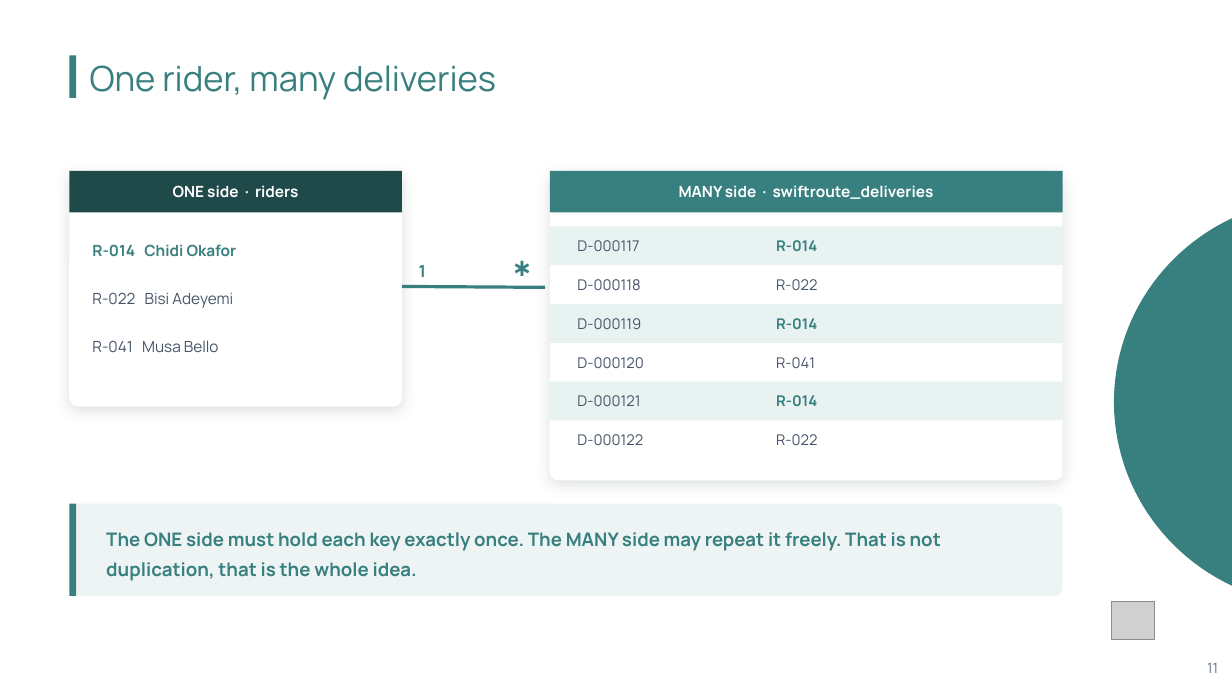
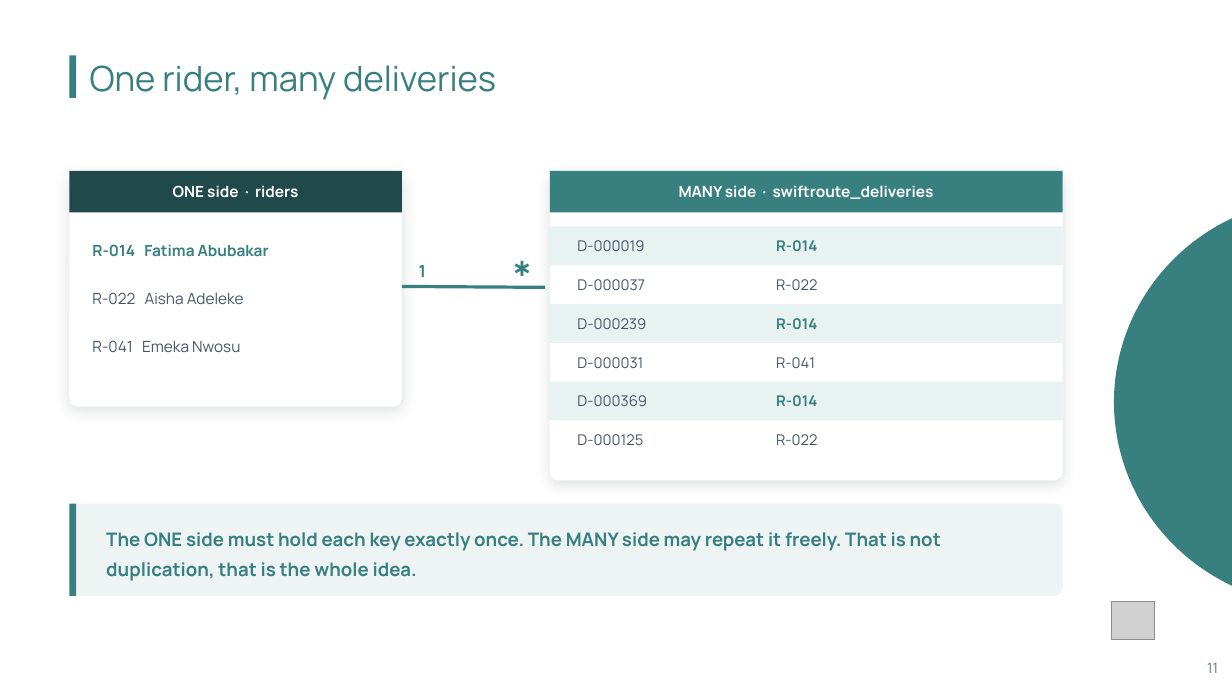
Before and after one commit to Publica-AI/academy-data-analysis-course, a slide deck: slide 11 of Module_07/Slides/7.2_Data Modelling and Relationships.pptx. Drawn at 1232x693 pixels with LibreOffice and Linux fonts; fonts in the diff are those of the drawing; grey boxes stand for pictures; background and template pictures are left out. Boxes give left, top, right and bottom in pixels: in the first picture for what was removed or moved away, otherwise in the second. Text is boxed around its words. In the diff, an @@ line names an element or a change of style, - is before the commit and + after.

```diff
--- a/Module_07/Slides/7.2_Data Modelling and Relationships.pptx
+++ b/Module_07/Slides/7.2_Data Modelling and Relationships.pptx
@@ text at (92,244,269,257): text changed @@
-R-014 Chidi Okafor
+R-014 Fatima Abubakar
@@ text at (577,240,644,251): text changed @@
-D-000117
+D-000019
@@ text at (92,292,244,304): text changed @@
-R-022 Bisi Adeyemi
+R-022 Aisha Adeleke
@@ text at (577,279,645,290): text changed @@
-D-000118
+D-000037
@@ text at (577,318,646,329): text changed @@
-D-000119
+D-000239
@@ text at (92,340,240,352): text changed @@
-R-041 Musa Bello
+R-041 Emeka Nwosu
@@ text at (577,357,643,368): text changed @@
-D-000120
+D-000031
@@ text at (577,395,646,406): text changed @@
-D-000121
+D-000369
@@ text at (577,434,643,445): text changed @@
-D-000122
+D-000125
```
Also in this commit, not shown: 1 other slide changed.
